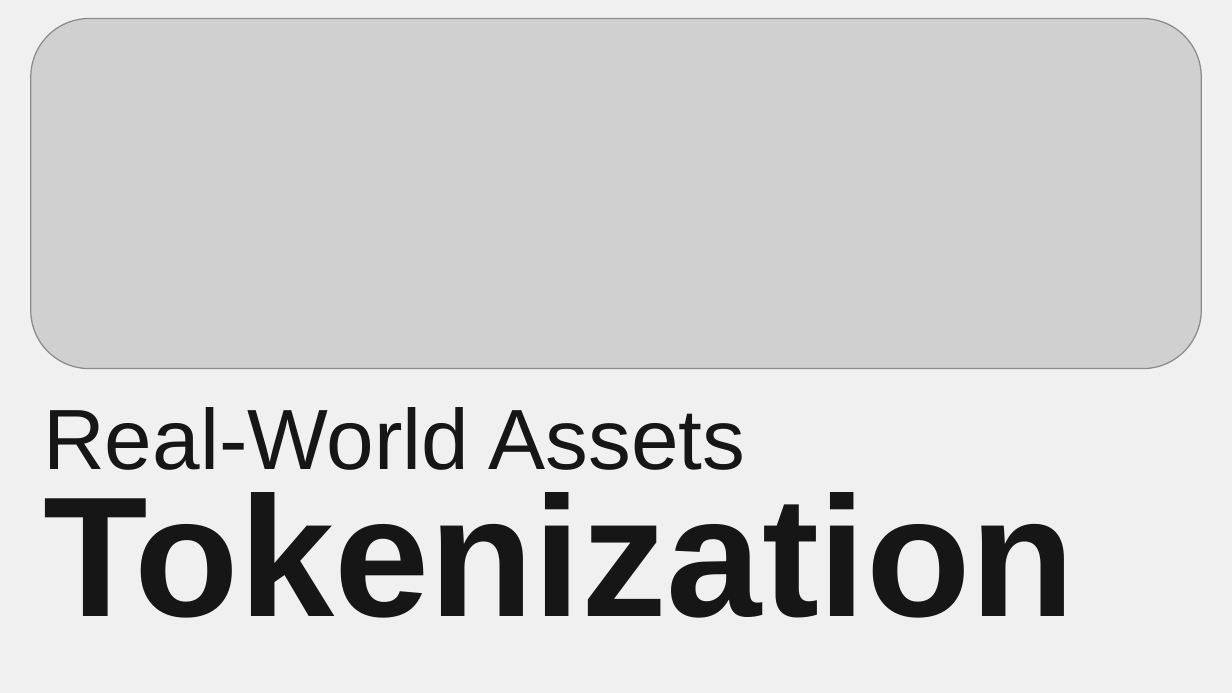
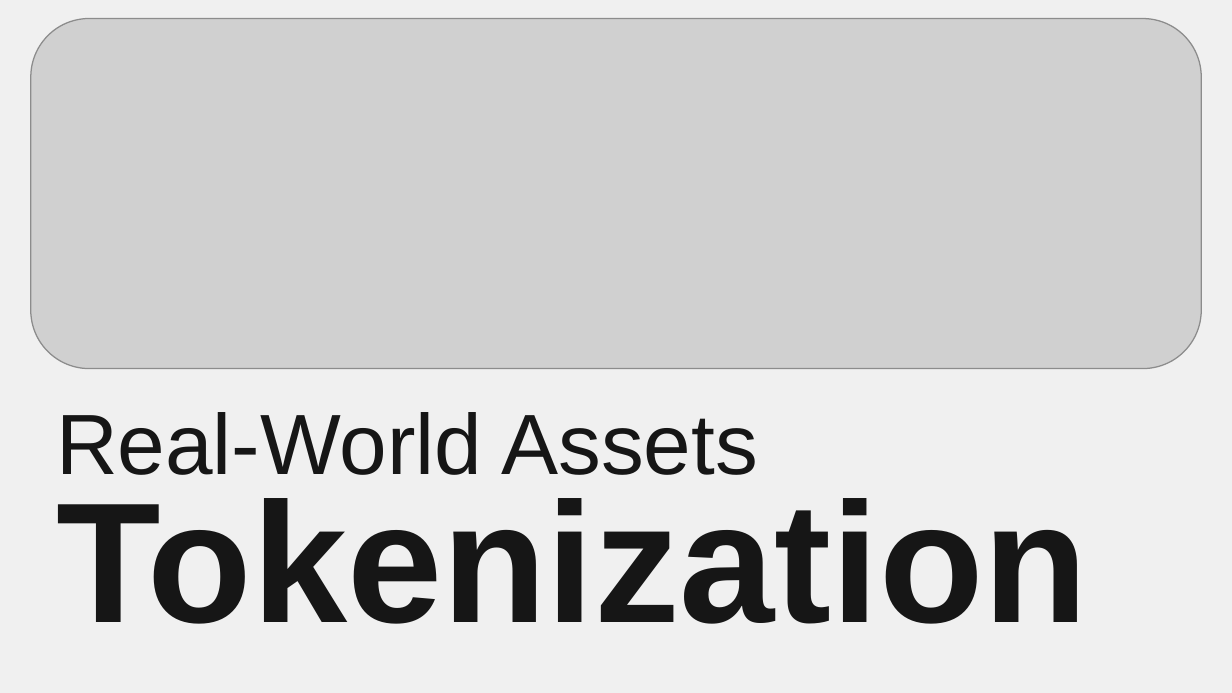
Before and after one commit to krish-jay/RWA-Tokenization-Platform, a slide deck: slide 1 of presentation/RWA Tokenization Platform.pptx. Drawn at 1232x693 pixels with LibreOffice and Linux fonts; fonts in the diff are those of the drawing; grey boxes stand for pictures. Boxes give left, top, right and bottom in pixels: in the first picture for what was removed or moved away, otherwise in the second. Text is boxed around its words. In the diff, an @@ line names an element or a change of style, - is before the commit and + after.

Commit message:
Updated

```diff
--- a/presentation/RWA Tokenization Platform.pptx
+++ b/presentation/RWA Tokenization Platform.pptx
@@ title "Real-World Assets Tokenization": place and size @@
-title "Real-World Assets Tokenization" at (43,407,1075,618)
+title "Real-World Assets Tokenization" at (56,412,1088,624)
```
